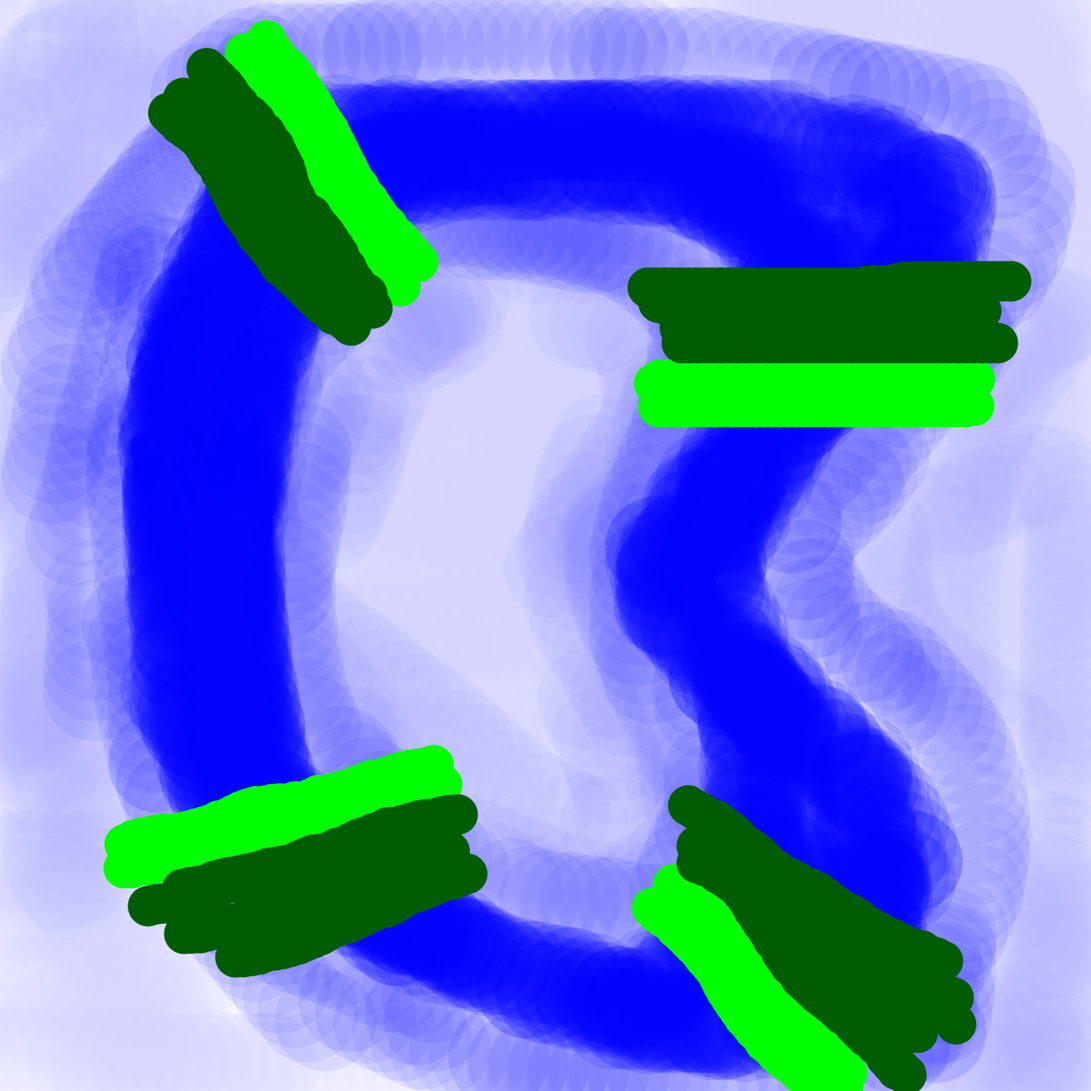
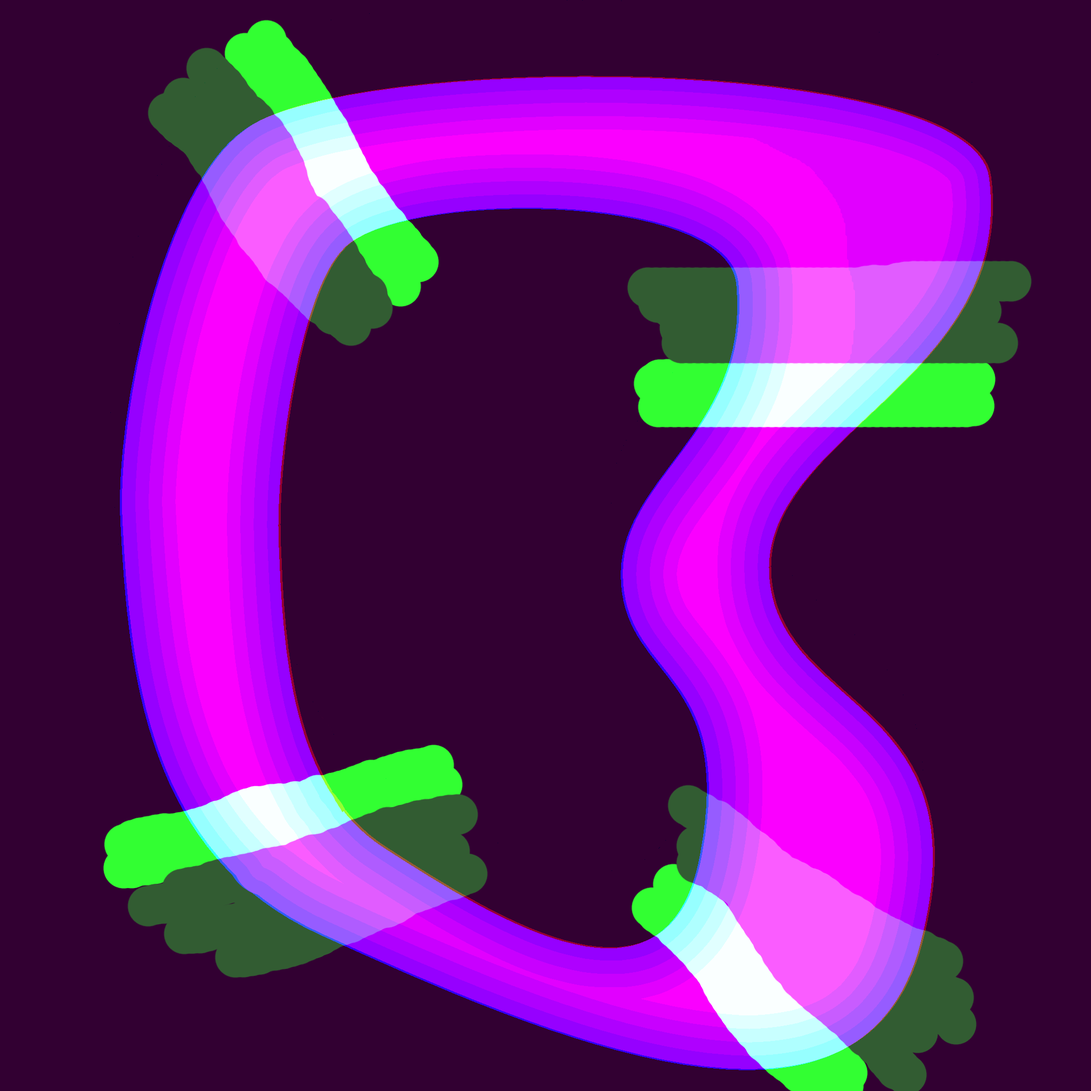
Before/after of a 1091 x 1091 layered artwork. What changed in the layer stack:
"Checkpoints": blend normal → addition over [102, 19, 1033, 1091]
added layer "AI" (addition) above "Grip" over [0, 0, 1091, 1091]
"Grip": blend normal → addition, painted on it over [0, 0, 1091, 1091]
